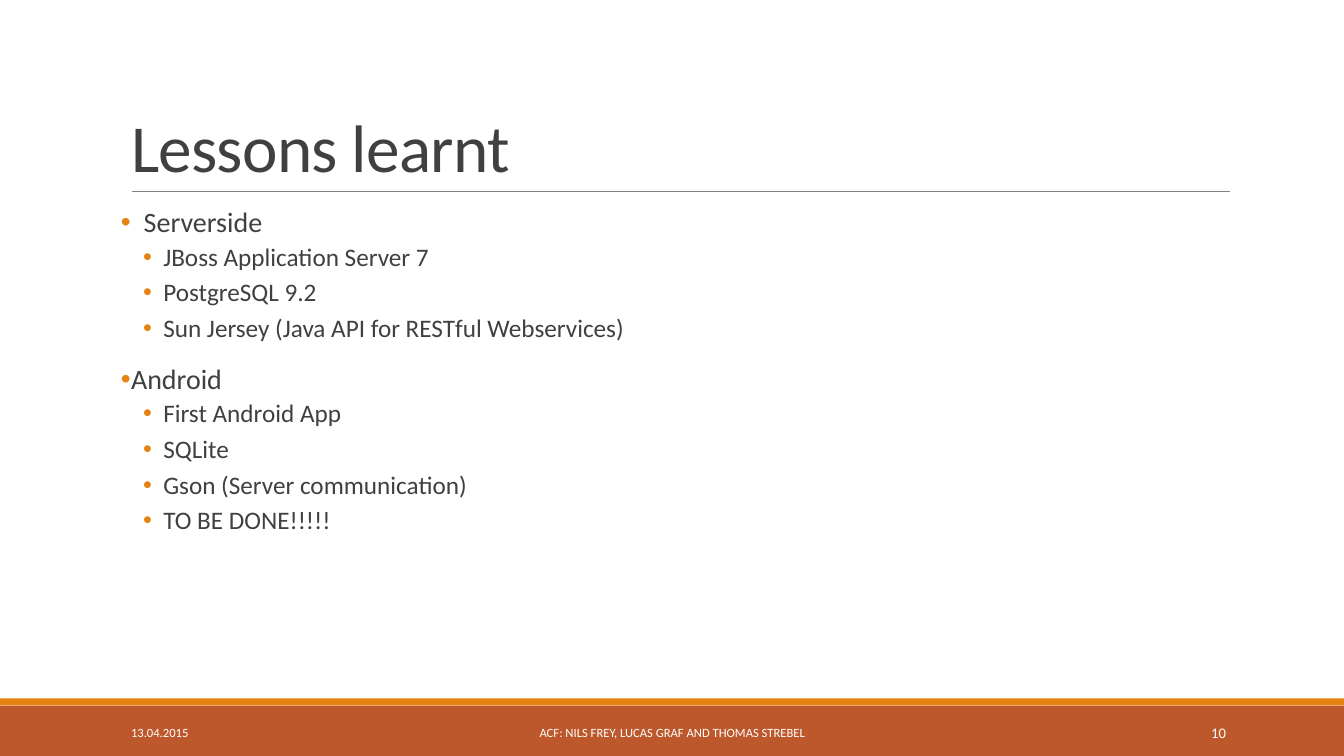
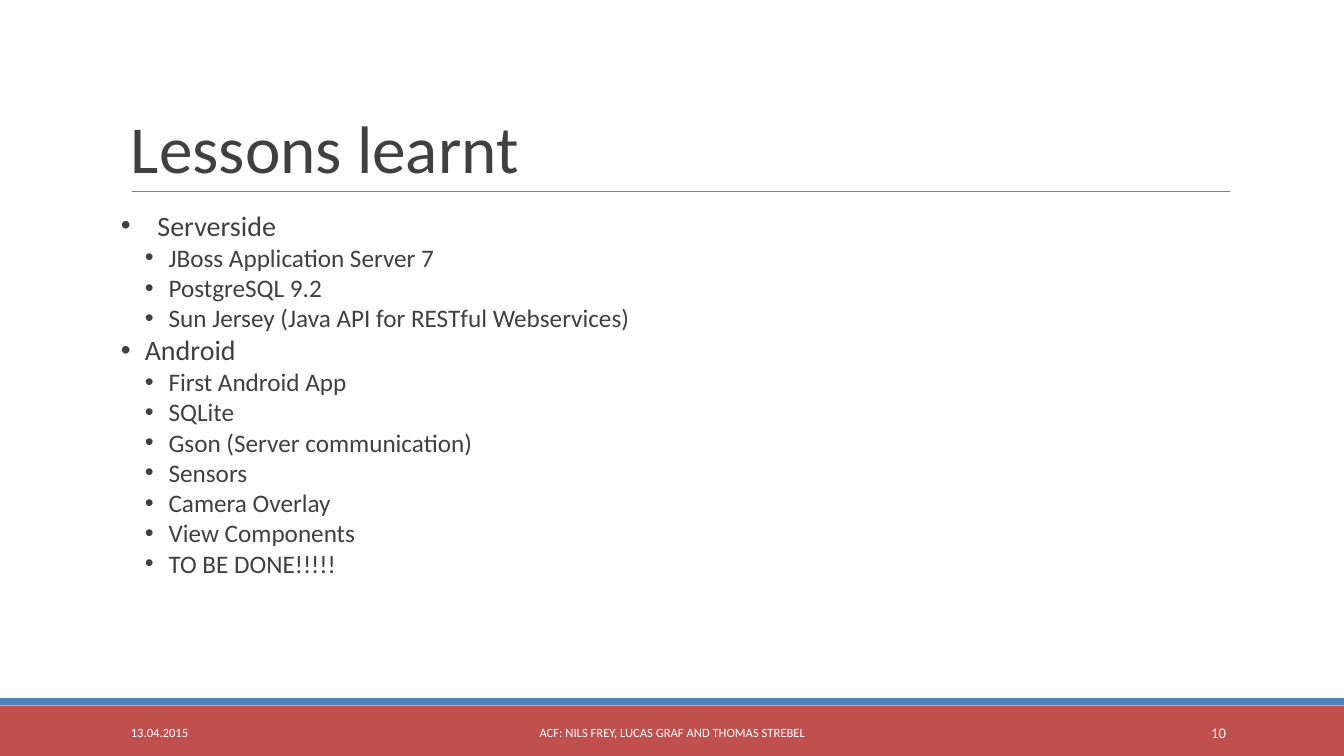
Before and after one commit to freyn42/TSM_MobOp, a slide deck: slide 10 of Presentation/TSM_MobOp Mini Project.pptx. Drawn at 1344x756 pixels with LibreOffice and Linux fonts; fonts in the diff are those of the drawing. Boxes give left, top, right and bottom in pixels: in the first picture for what was removed or moved away, otherwise in the second. Text is boxed around its words. In the diff, an @@ line names an element or a change of style, - is before the commit and + after.

```diff
--- a/Presentation/TSM_MobOp Mini Project.pptx
+++ b/Presentation/TSM_MobOp Mini Project.pptx
@@ text "Lessons learnt" at <box>131,126,518,174</box>: letter spacing -0.5 to 0 pt; line spacing 0.85 to 1 @@
@@ text at <box>145,216,629,573</box>: indent changed; line spacing 0.9 to 1; less space between paragraphs @@
@@ text at <box>169,465,355,546</box>: paragraphs added @@
+  • Sensors
+  • Camera Overlay
+  • View Components
@@ rectangle at <box>0,706,1344,756</box>: fill #BD582C to #C0504D @@
@@ rectangle at <box>0,699,1344,706</box>: fill #E48312 to #4F81BD @@
```
Also in this commit, not shown: 11 other slides changed.
